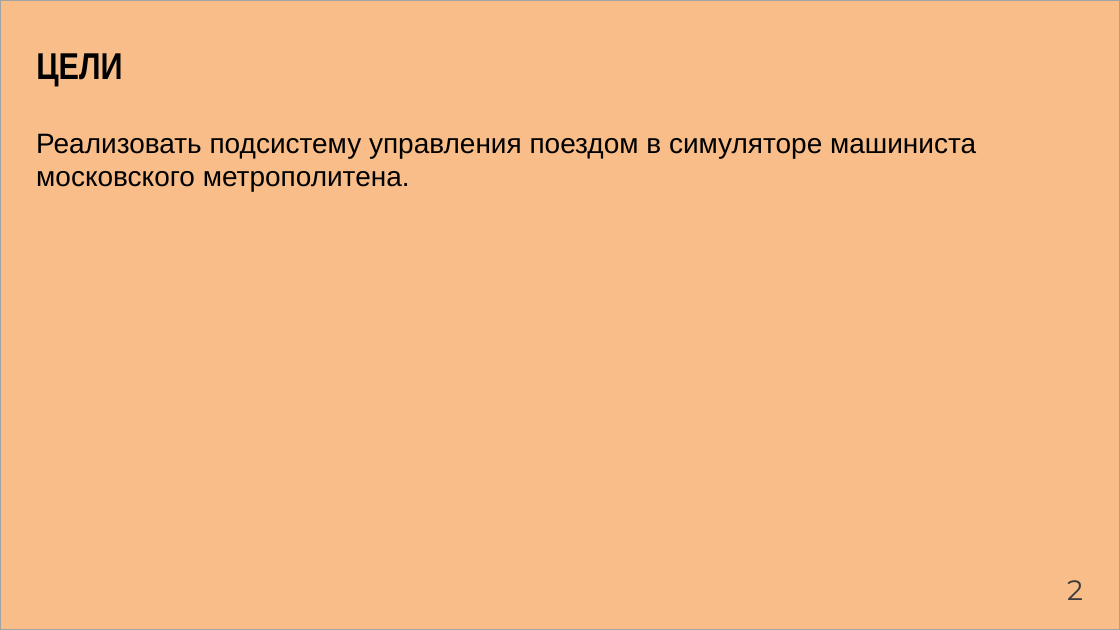
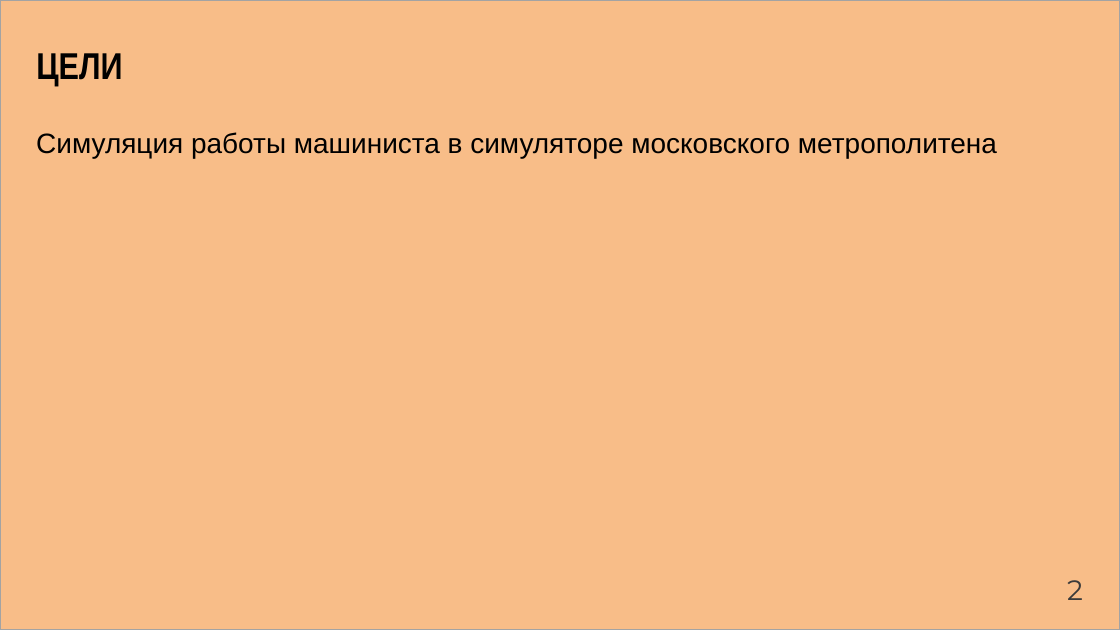
Before and after one commit to Artemor31/Files, a slide deck: slide 2 of Готовые части/NormPreza.pptx. Drawn at 1120x630 pixels with LibreOffice and Linux fonts; fonts in the diff are those of the drawing. Boxes give left, top, right and bottom in pixels: in the first picture for what was removed or moved away, otherwise in the second. Text is boxed around its words. In the diff, an @@ line names an element or a change of style, - is before the commit and + after.

```diff
--- a/Готовые части/NormPreza.pptx
+++ b/Готовые части/NormPreza.pptx
@@ text at bbox=[36, 132, 997, 158]: text changed @@
-Реализовать подсистему управления поездом в симуляторе машиниста московского метрополитена.
+Симуляция работы машиниста в симуляторе московского метрополитена
```
Also in this commit, not shown: 8 other slides changed, 4 slides added, 4 slides removed, 2 other files.
